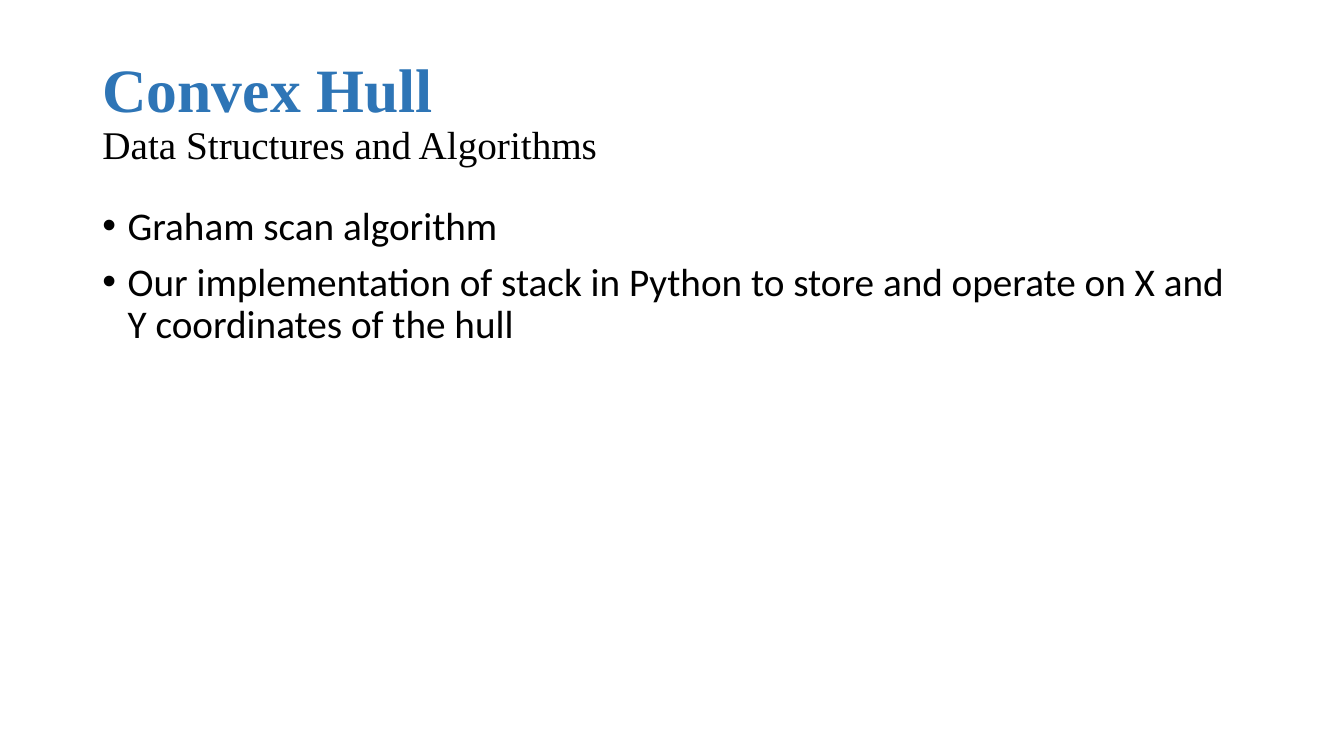
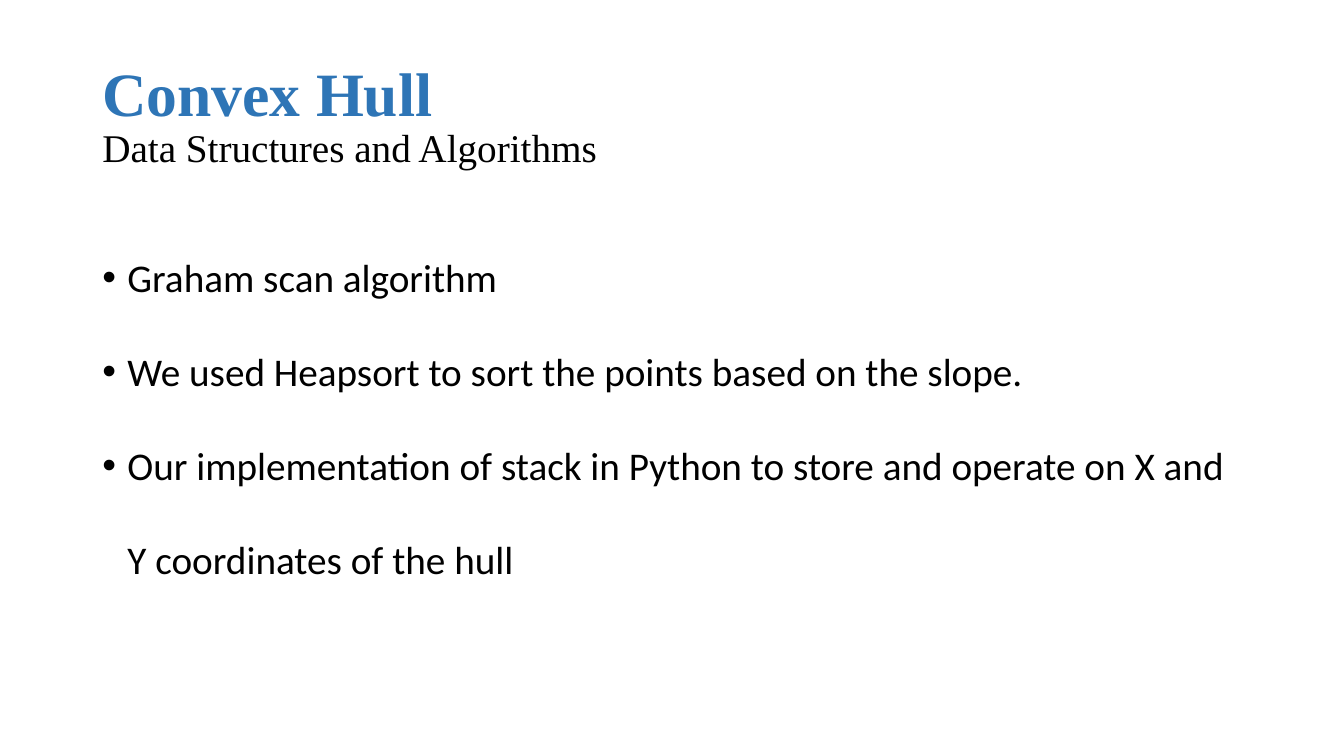
Before and after one commit to jjk007/Final-Project-SOFE2715, a slide deck: slide 11 of data_course_proj_pp.pptx. Drawn at 1344x756 pixels with LibreOffice and Linux fonts; fonts in the diff are those of the drawing. Boxes give left, top, right and bottom in pixels: in the first picture for what was removed or moved away, otherwise in the second. Text is boxed around its words. In the diff, an @@ line names an element or a change of style, - is before the commit and + after.

```diff
--- a/data_course_proj_pp.pptx
+++ b/data_course_proj_pp.pptx
@@ text at bbox=[102, 73, 596, 170]: text changed @@
-Convex Hull
-Data Structures and Algorithms
+Convex Hull
+Data Structures and Algorithms
@@ text at bbox=[127, 264, 1224, 575]: line spacing 0.9 to 2; less space between paragraphs @@
@@ text at bbox=[127, 358, 1022, 393]: paragraph added @@
+• We used Heapsort to sort the points based on the slope.
```
Also in this commit, not shown: 19 other slides changed.
